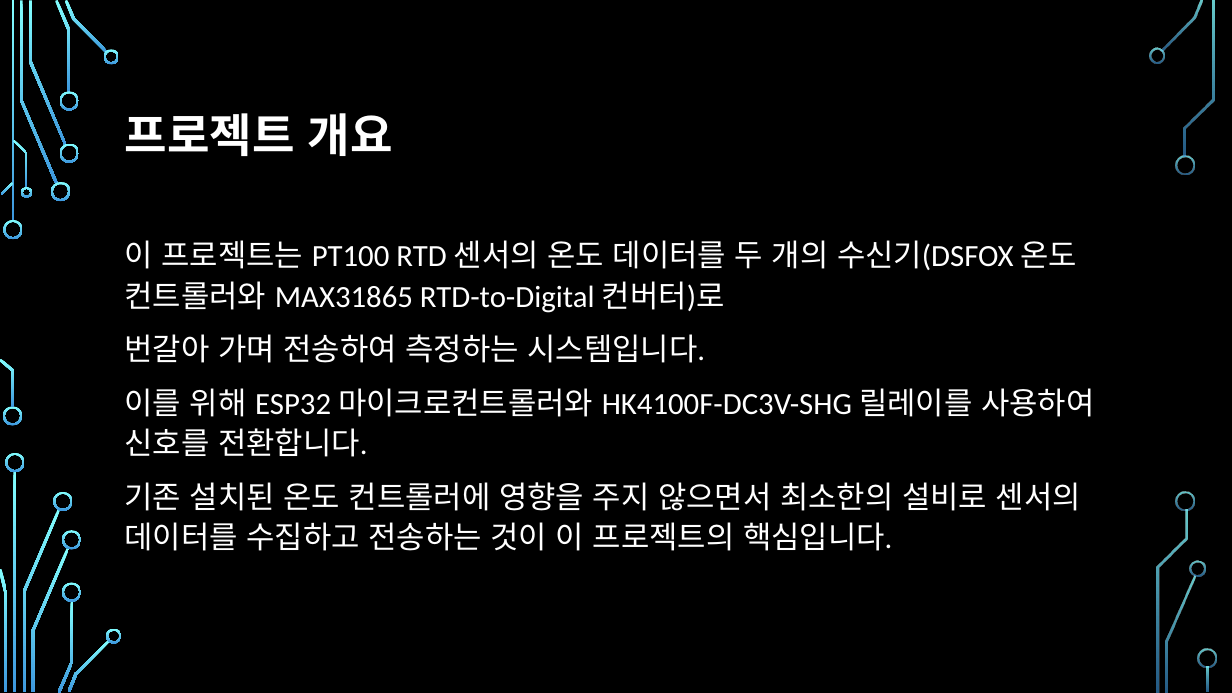
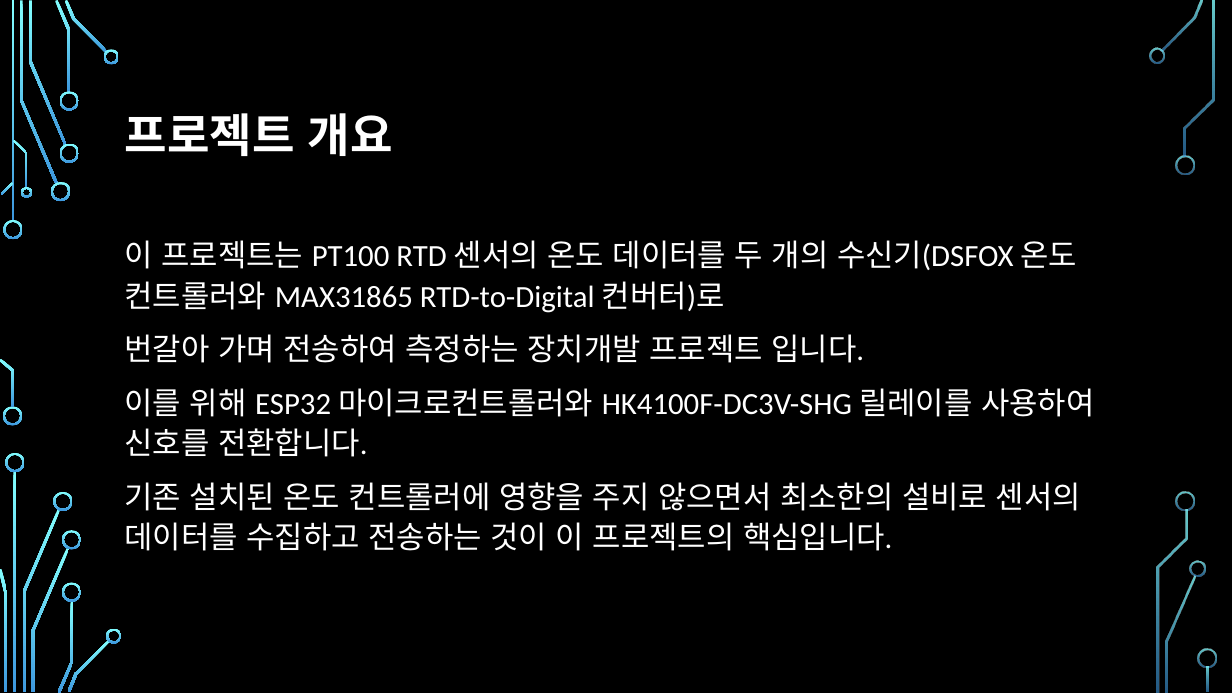
Before and after one commit to ok3345/Version_download, a slide deck: slide 2 of PT100 RTD 센서신호 분배기.pptx. Drawn at 1232x693 pixels with LibreOffice and Linux fonts; fonts in the diff are those of the drawing; background and template pictures are left out. Boxes give left, top, right and bottom in pixels: in the first picture for what was removed or moved away, otherwise in the second. Text is boxed around its words. In the diff, an @@ line names an element or a change of style, - is before the commit and + after.

```diff
--- a/PT100 RTD 센서신호 분배기.pptx
+++ b/PT100 RTD 센서신호 분배기.pptx
@@ text at bbox=[125, 334, 865, 363]: text changed @@
-번갈아 가며 전송하여 측정하는 시스템입니다.
+번갈아 가며 전송하여 측정하는 장치개발 프로젝트 입니다.
```
Also in this commit, not shown: 1 other slide changed.
